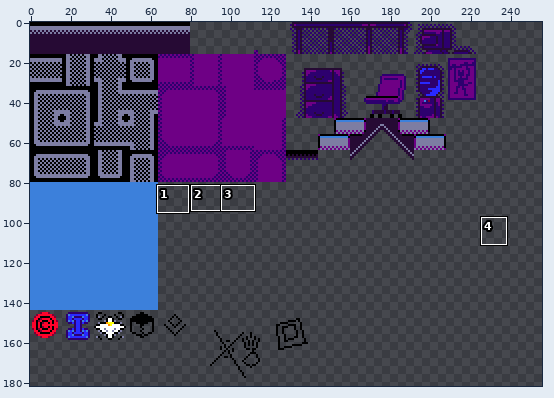
A pixel-art file gets an edit: textures/aseprite/tileset1.aseprite. The picture above shows the old version from afar; the outline marks the close-up.
Close-up. Before:
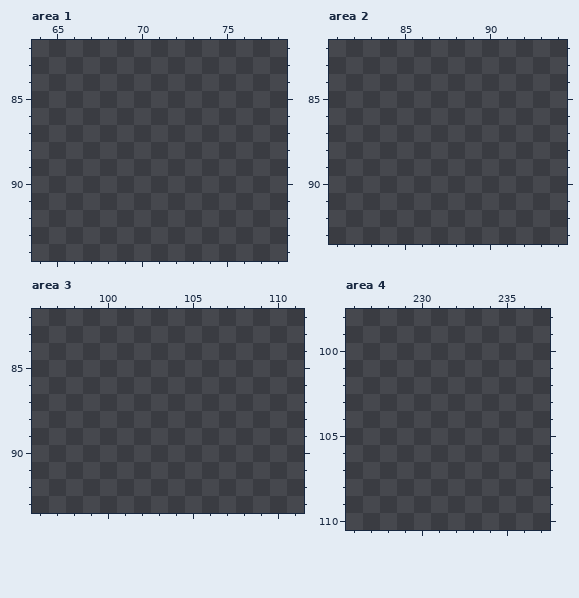
256x256 pixels, 1 frame. Shown: area 1: x 64..78, y 82..94; area 2: x 81..94, y 82..93; area 3: x 96..111, y 82..93; area 4: x 226..237, y 98..110. The wide view leaves out empty margins. The commit also changed other parts of the picture, which this record leaves out.
After the commit:
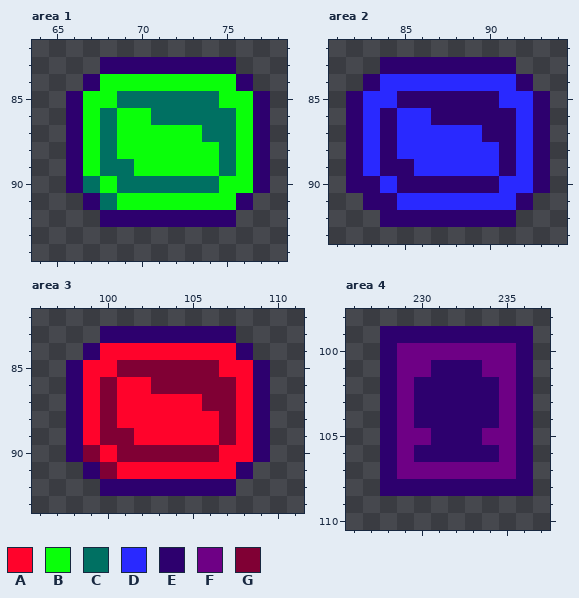
Palette (. is transparent): A #ff032b  B #0aff0a  C #007062  D #2929ff  E #2d006e  F #6e0085  G #800034
Diff:
{"where": "area 1"}
{"y":83,"x":68,"old":"........","new":"EEEEEEEE"}
{"y":84,"x":67,"old":"..........","new":"EBBBBBBBBE"}
{"y":85,"x":66,"old":"............","new":"EBBCCCCCCBBE"}
{"y":86,"x":66,"old":"............","new":"EBCBBCCCCCBE"}
{"y":87,"x":66,"old":"............","new":"EBCBBBBBCCBE"}
{"y":88,"x":66,"old":"............","new":"EBCBBBBBBCBE"}
{"y":89,"x":66,"old":"............","new":"EBCCBBBBBCBE"}
{"y":90,"x":66,"old":"............","new":"ECBCCCCCCBBE"}
{"y":91,"x":67,"old":"..........","new":"ECBBBBBBBE"}
{"y":92,"x":68,"old":"........","new":"EEEEEEEE"}
{"where": "area 2"}
{"y":83,"x":84,"old":"........","new":"EEEEEEEE"}
{"y":84,"x":83,"old":"..........","new":"EDDDDDDDDE"}
{"y":85,"x":82,"old":"............","new":"EDDEEEEEEDDE"}
{"y":86,"x":82,"old":"............","new":"EDEDDEEEEEDE"}
{"y":87,"x":82,"old":"............","new":"EDEDDDDDEEDE"}
{"y":88,"x":82,"old":"............","new":"EDEDDDDDDEDE"}
{"y":89,"x":82,"old":"............","new":"EDEEDDDDDEDE"}
{"y":90,"x":82,"old":"............","new":"EEDEEEEEEDDE"}
{"y":91,"x":83,"old":"..........","new":"EEDDDDDDDE"}
{"y":92,"x":84,"old":"........","new":"EEEEEEEE"}
{"where": "area 3"}
{"y":83,"x":100,"old":"........","new":"EEEEEEEE"}
{"y":84,"x":99,"old":"..........","new":"EAAAAAAAAE"}
{"y":85,"x":98,"old":"............","new":"EAAGGGGGGAAE"}
{"y":86,"x":98,"old":"............","new":"EAGAAGGGGGAE"}
{"y":87,"x":98,"old":"............","new":"EAGAAAAAGGAE"}
{"y":88,"x":98,"old":"............","new":"EAGAAAAAAGAE"}
{"y":89,"x":98,"old":"............","new":"EAGGAAAAAGAE"}
{"y":90,"x":98,"old":"............","new":"EGAGGGGGGAAE"}
{"y":91,"x":99,"old":"..........","new":"EGAAAAAAAE"}
{"y":92,"x":100,"old":"........","new":"EEEEEEEE"}
{"where": "area 4"}
{"y":99,"x":228,"old":".........","new":"EEEEEEEEE"}
{"y":100,"x":228,"old":".........","new":"EFFFFFFFE"}
{"y":101,"x":228,"old":".........","new":"EFFEEEFFE"}
{"y":102,"x":228,"old":".........","new":"EFEEEEEFE"}
{"y":103,"x":228,"old":".........","new":"EFEEEEEFE"}
{"y":104,"x":228,"old":".........","new":"EFEEEEEFE"}
{"y":105,"x":228,"old":".........","new":"EFFEEEFFE"}
{"y":106,"x":228,"old":".........","new":"EFEEEEEFE"}
{"y":107,"x":228,"old":".........","new":"EFFFFFFFE"}
{"y":108,"x":228,"old":".........","new":"EEEEEEEEE"}
{"label":"added","picture_box":[66,57,270,227]}
{"label":"added","picture_box":[346,57,550,227]}
{"label":"added","picture_box":[66,326,270,496]}
{"label":"added","picture_box":[380,326,533,496]}
